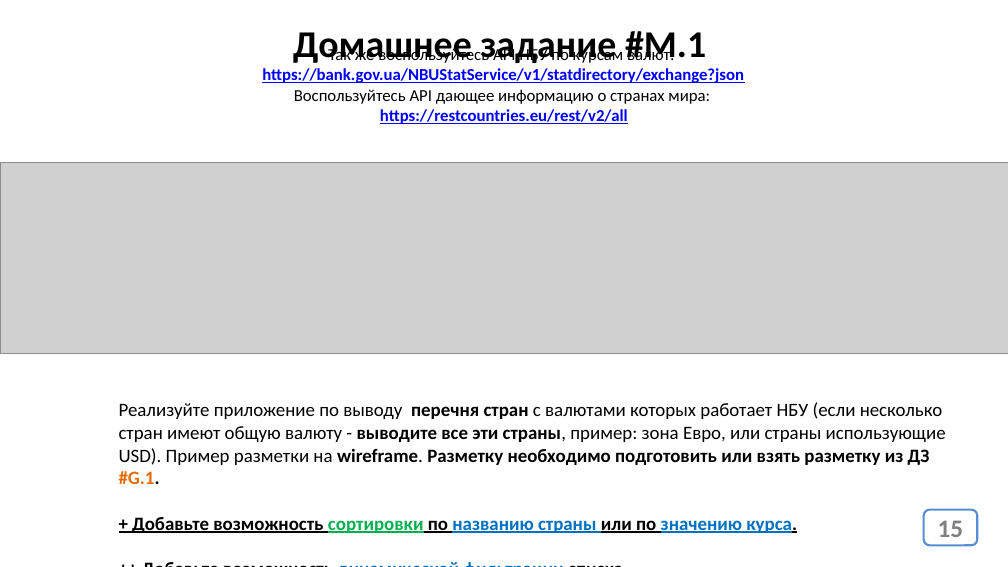
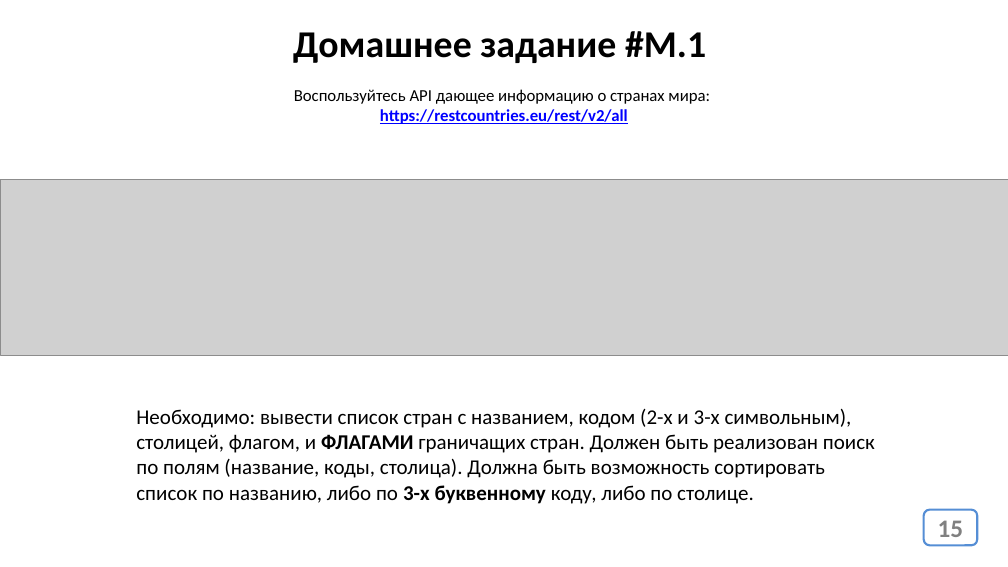
Before and after one commit to js-11-ort-dnipro/lesson10, a slide deck: slide 15 of lesson10.pptx. Drawn at 1008x567 pixels with LibreOffice and Linux fonts; fonts in the diff are those of the drawing; grey boxes stand for pictures. Boxes give left, top, right and bottom in pixels: in the first picture for what was removed or moved away, otherwise in the second. Text is boxed around its words. In the diff, an @@ line names an element or a change of style, - is before the commit and + after.

```diff
--- a/lesson10.pptx
+++ b/lesson10.pptx
@@ text removed at bbox=[262, 47, 744, 83] @@
-Так же воспользуйтесь API НБУ по курсам валют:
-https://bank.gov.ua/NBUStatService/v1/statdirectory/exchange?json
@@ picture: place and size @@
-picture at bbox=[0, 163, 1008, 353]
+picture at bbox=[0, 179, 1008, 355]
@@ text at bbox=[136, 409, 875, 504]: text changed; size 18 to 20 pt; bold off @@
-Реализуйте приложение по выводу перечня стран с валютами которых работает НБУ (если несколько стран имеют общую валюту - выводите все эти страны, пример: зона Евро, или страны использующие USD). Пример разметки на wireframe. Разметку необходимо подготовить или взять разметку из ДЗ #G.1.
-+ Добавьте возможность сортировки по названию страны или по значению курса.
-++ Добавьте возможность динамической фильтрации списка.
+Необходимо: вывести список стран с названием, кодом (2-х и 3-х символьным), столицей, флагом, и ФЛАГАМИ граничащих стран. Должен быть реализован поиск по полям (название, коды, столица). Должна быть возможность сортировать список по названию, либо по 3-х буквенному коду, либо по столице.
```
Also in this commit, not shown: 2 other files.
